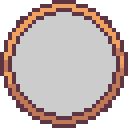
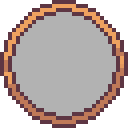
The second (128, 128) image is a revision of the first. Changes to its layers:
painted on "Layer 628" over (16, 16, 112, 112)
"Layer 634": opacity 20% → 30% over (12, 12, 116, 116)
